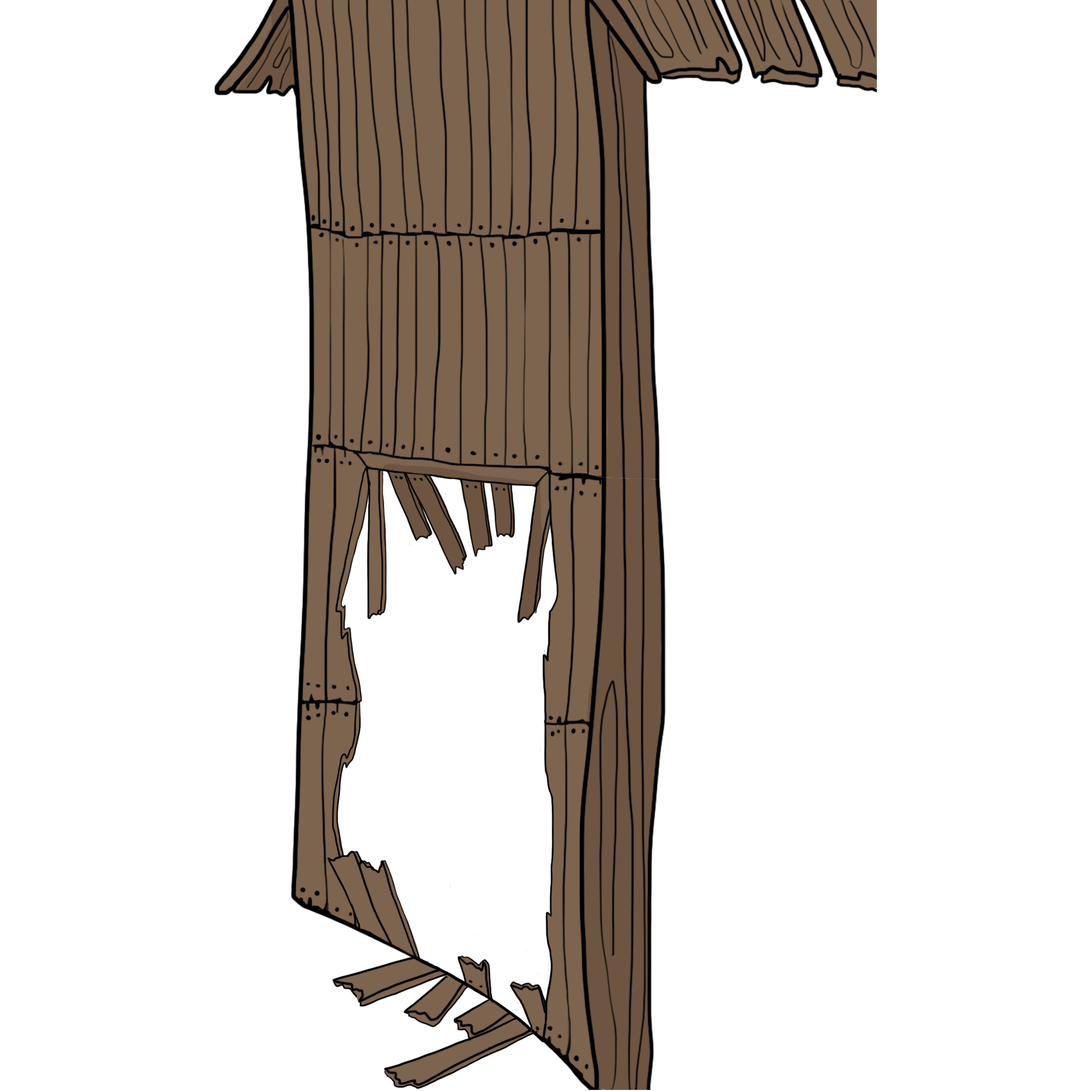
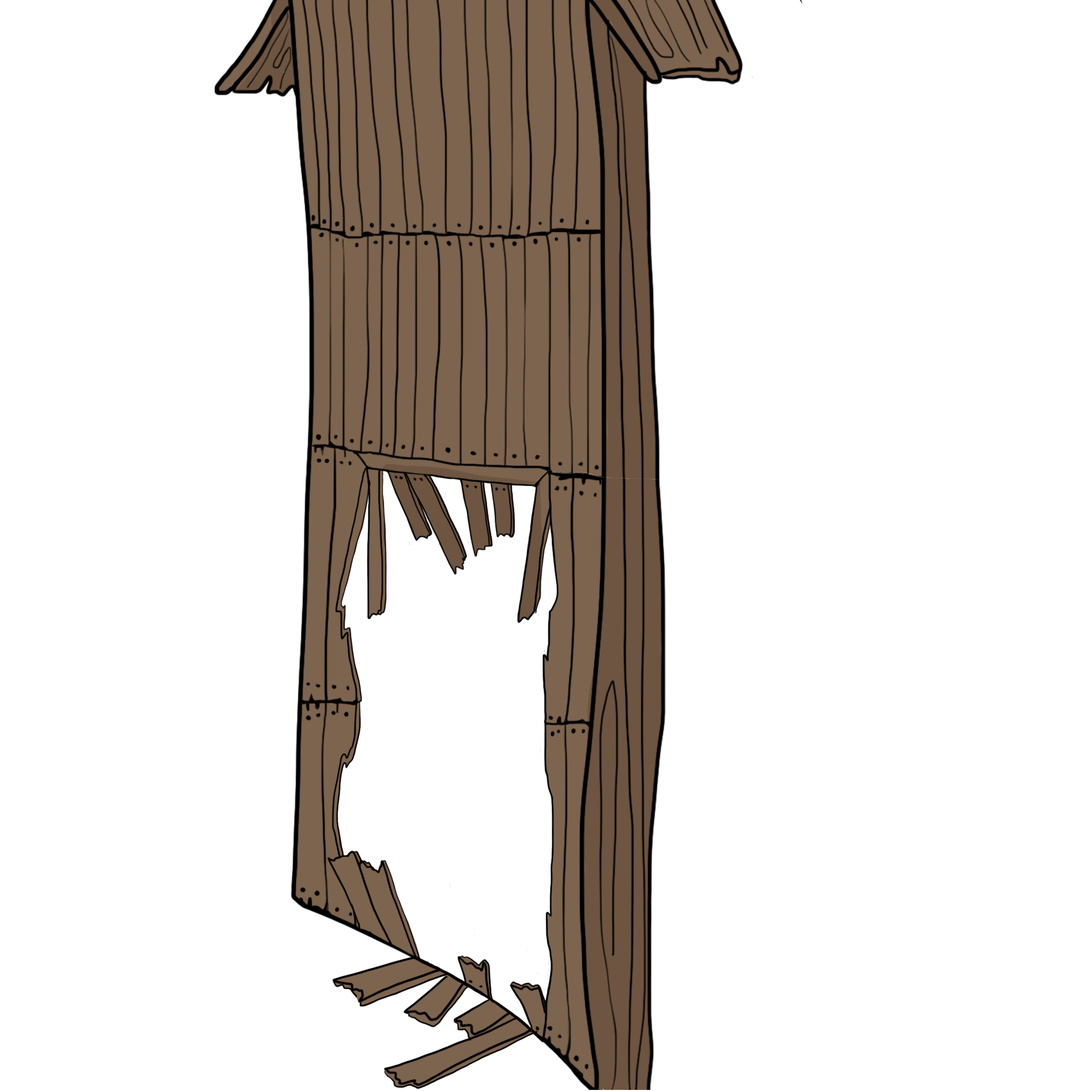
Two versions of the same layered image (w=1091, h=1091). Layer-by-layer changes:
painted on "wall_back" over (x1=720, y1=0, x2=878, y2=93)
